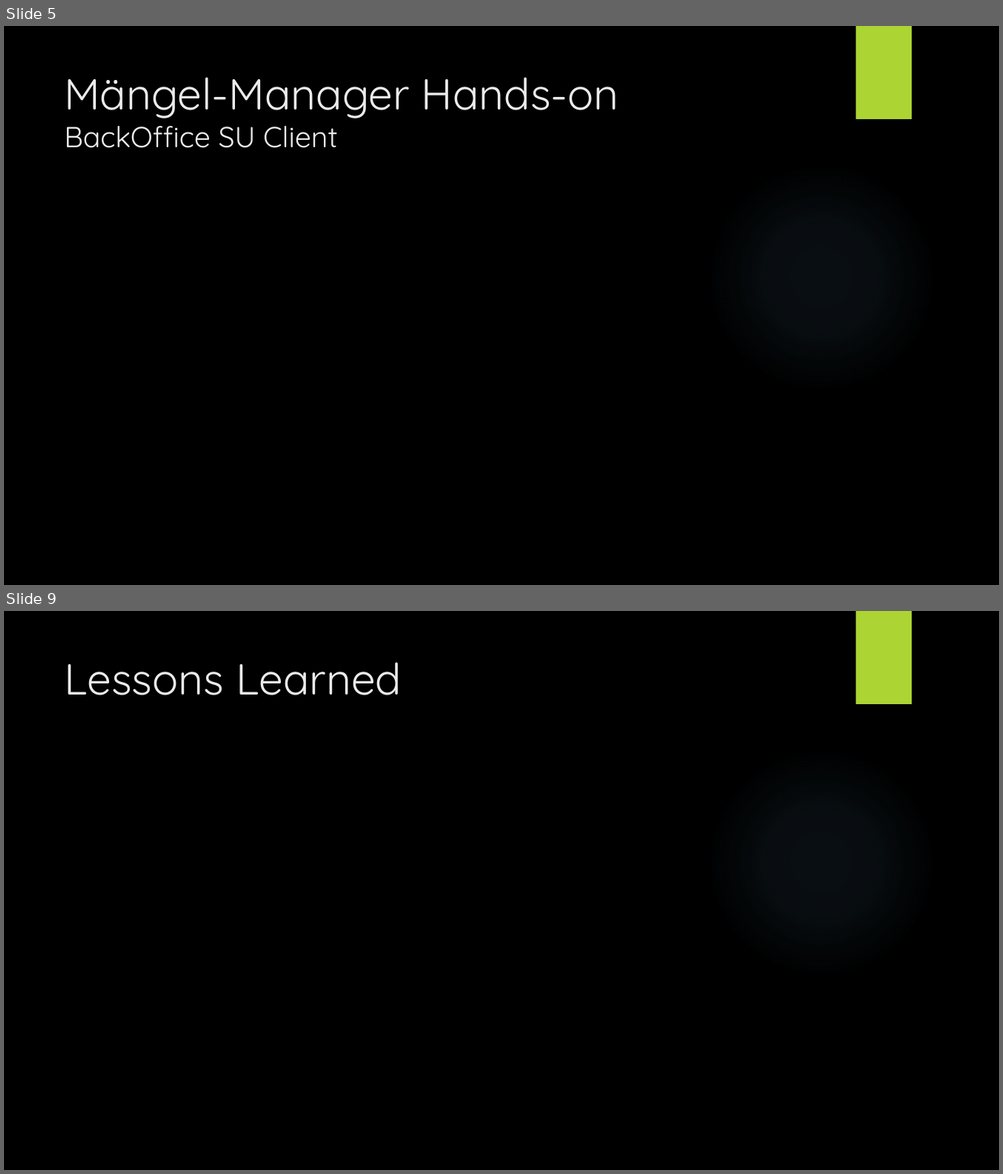
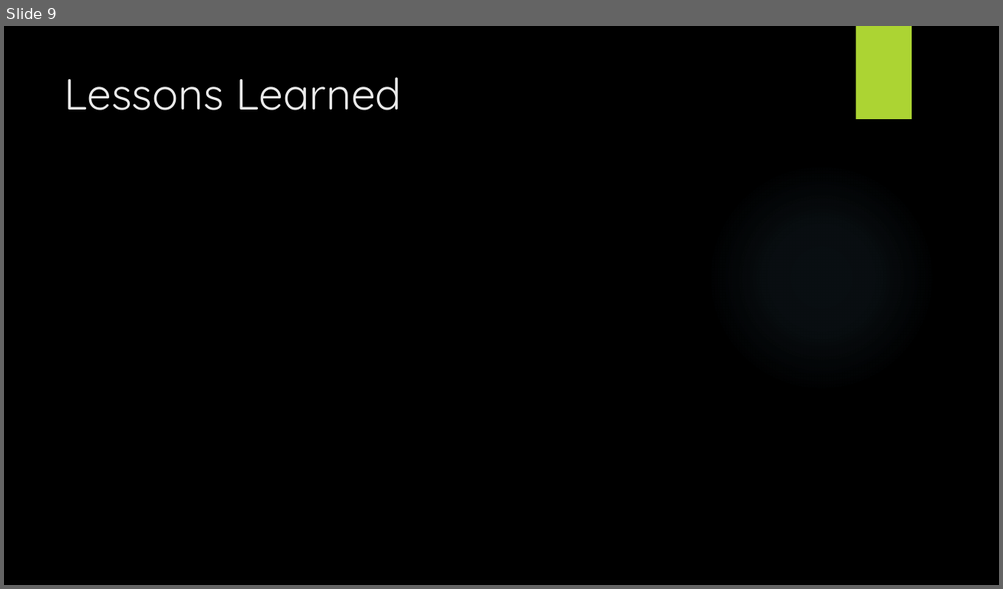
Before and after one commit to lucakuendig/INM21_Group_B, a slide deck: 06_Praesentation/Praesentation_Mangel_Manager.pptx. Shown one above the other, each under a label of ours: slides 5 and 9 before the commit, slide 9 after it; the slides between them are not shown. The pictures are 1003x1174 and 1003x589 pixels, drawn with LibreOffice and Linux fonts; fonts in the diff are those of the drawing; background and template pictures are left out. Boxes give left, top, right and bottom in pixels: in the first picture for what was removed or moved away, otherwise in the second. Text is boxed around its words. In the diff, an @@ line names an element or a change of style, - is before the commit and + after.

```diff
--- a/06_Praesentation/Praesentation_Mangel_Manager.pptx
+++ b/06_Praesentation/Praesentation_Mangel_Manager.pptx
@@ slide 5 removed at (4, 26, 999, 585), background picture (left out); not listed: 2 template elements that a slide beside it also shows @@
@@ title removed at (64, 77, 619, 148) @@
-Mängel-Manager Hands-on
-BackOffice SU Client
```
Also in this commit, not shown: 7 slides changed, 6 slides added, 1 other slide removed.
